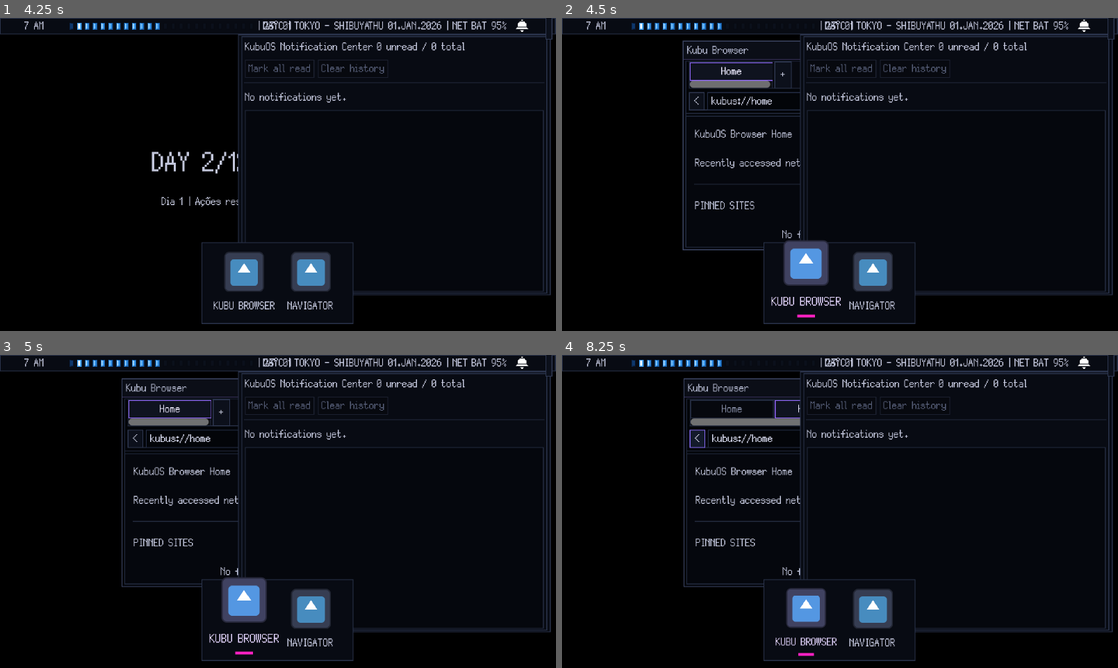
Above: before the commit, frames 1-4 (two rows, left to right).
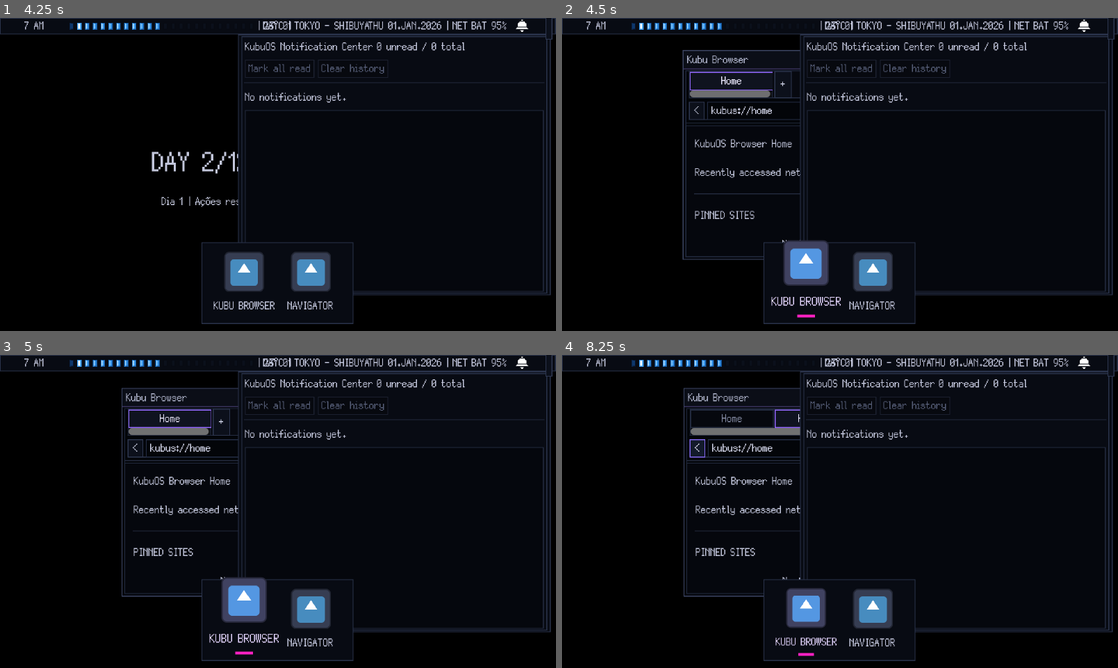
Above: after the commit, the same moments.

Repository: GYU-GAZE/NULL-NETWORK
Game: Godot game, scene res://core/main.tscn
Two runs of this game, one before a commit and one after it. Both use one fixed random seed, a clock stepped at 60 frames per second and the inputs below. The engine's default icon, where the game draws it, is replaced by a stand-in: a white triangle on a blue panel in a dark square.
Inputs (mouse positions are in pixels of both pictures, inside the frame that each line leads up to):
- Up to frame 1 (4.25 s): click "Debug: Passar tempo" at 0.5 s; click "1x" at 1.25 s; click "2x" at 2 s; click "AUTO" at 2.75 s; click (522, 24) at 3.5 s
- Up to frame 2 (4.5 s): click (806, 271) at 4.27 s
- Up to frame 3 (5 s): no input
- Up to frame 4 (8.25 s): click "P" at 5 s; click "M" at 5.75 s; click "Home" at 6.5 s; click "+" at 7.25 s; click "<" at 8 s

Frame 1 is identical in both runs. In frame 2, 3.5% of the frame differs, in the area x 21-43%, y 7-78%; in frame 3, 3.6%; in frame 4, 3.9%.

Commit message:
style: reserve a slimmer dock work area

Diff:
--- a/core/autoloads/kubu_os_metrics.gd
+++ b/core/autoloads/kubu_os_metrics.gd
@@ -12,7 +12,7 @@
 
 @export_category("OS Chrome — Logical Units")
 @export var taskbar_height: float = 19.0
-@export var dock_height: float = 86.0
+@export var dock_height: float = 64.0
 @export var reserved_left_width: float = 0.0
 @export var reserved_right_width: float = 0.0
 
